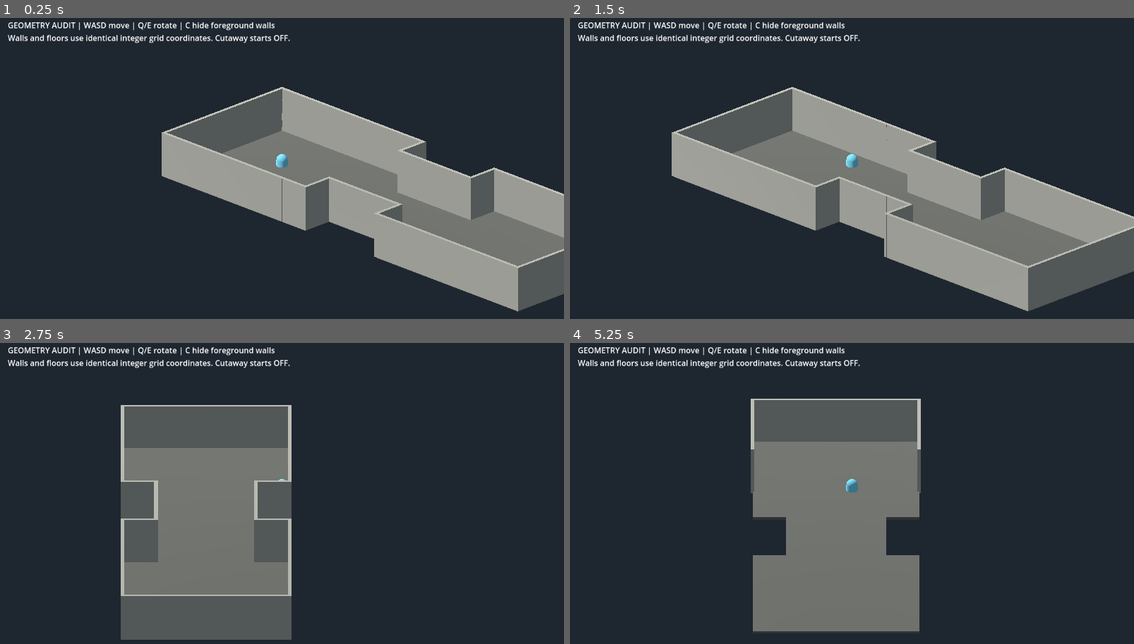
Above: before the commit, frames 1-4 (two rows, left to right).
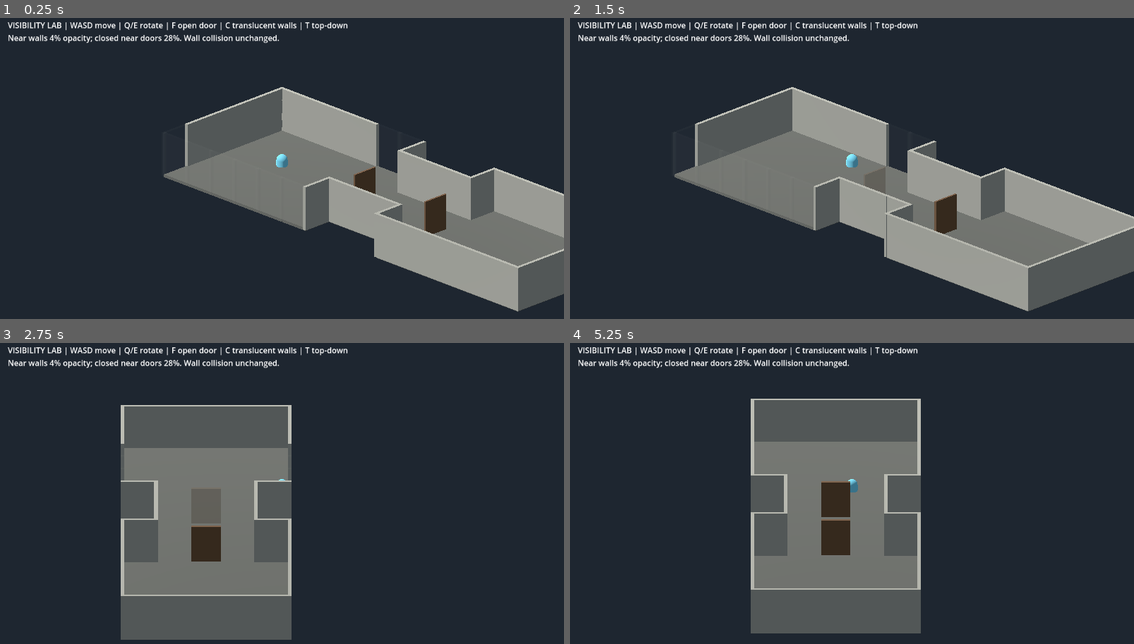
Above: after the commit, the same moments.

Repository: Jonty303/Project-Gauntlands
Game: Godot game, scene res://scenes/grid_geometry_audit_25d.tscn
The game is run twice, just before and just after one commit, with the same random seed, the same clock (stepped at 60 frames per second) and the same inputs. This scene is started directly instead of the project's main scene.
Inputs (mouse positions are in pixels of both pictures, inside the frame that each line leads up to):
- Up to frame 1 (0.25 s): no input
- Up to frame 2 (1.5 s): tap Enter (ui_accept) at 0.5, 0.77 s; move the mouse to (976, 153) at 0.52 s; hold D (move_right) 0.53-1.25 s; tap F at 0.6 s; click (976, 153) at 0.67 s; drag from (739, 186) to (823, 231) at 1.27 s
- Up to frame 3 (2.75 s): tap Enter (ui_accept) at 2 s; move the mouse to (338, 424) at 2.02 s; hold D (move_right) from 2.03 s (still down); tap E (target_next) at 2.1 s; tap F at 2.3 s
- Up to frame 4 (5.25 s): release D (move_right) at 2.75 s; tap Enter (ui_accept) at 2.75, 3.5, 3.77, 5 s; drag from (823, 556) to (682, 448) at 2.77 s; move the mouse to (1021, 541) at 3.52 s; hold A (move_left) 3.53-4.25 s; tap Tab (weapon_toggle) at 3.6 s; tap F at 3.8 s; drag from (682, 448) to (767, 415) at 4.27 s; move the mouse to (880, 493) at 5.02 s; hold S (move_down) from 5.03 s (still down); tap C at 5.1 s; click (880, 493) at 5.17 s

The runs differ from the first frame. In frame 1, 6.8% of the frame differs, in the area x 1-80%, y 1-72%; in frame 2, 6.5%; in frame 3, 2.3%; in frame 4, 11%, in the area x 1-63%, y 1-97%.

Commit message:
Add near-invisible room-aware foreground walls and more visible operable doors

Diff:
--- a/scripts/grid_geometry_audit_25d.gd
+++ b/scripts/grid_geometry_audit_25d.gd
@@ -9,19 +9,31 @@
 var hero: CharacterBody3D
 var camera: Camera3D
 var camera_yaw: float = 45.0
-var cutaway: bool = false
+var cutaway: bool = true
 var top_down: bool = false
 var floor_material: StandardMaterial3D
 var wall_material: StandardMaterial3D
+var faded_wall_material: StandardMaterial3D
+var faded_door_material: StandardMaterial3D
+var door_material: StandardMaterial3D
+var doors: Array[Dictionary] = []
 var floor_grid: GridMap
 var floor_origin: Vector3 = Vector3.ZERO
 
 func _ready() -> void:
     floor_material = _material(Color("#51524d"))
     wall_material = _material(Color("#8a8980"))
+    faded_wall_material = _material(Color(0.54,0.53,0.50,0.04))
+    faded_wall_material.transparency = BaseMaterial3D.TRANSPARENCY_ALPHA
+    faded_wall_material.depth_draw_mode = BaseMaterial3D.DEPTH_DRAW_DISABLED
+    door_material = _material(Color("#5c4430"))
+    faded_door_material = _material(Color(0.36,0.27,0.19,0.28))
+    faded_door_material.transparency = BaseMaterial3D.TRANSPARENCY_ALPHA
+    faded_door_material.depth_draw_mode = BaseMaterial3D.DEPTH_DRAW_DISABLED
     _define_layout()
     _build_floor_grid()
     _build_boundary_walls()
+    _build_doors()
     _build_hero()
     _build_camera_and_light()
     _build_label()
@@ -131,6 +143,47 @@
     solid.add_child(visual)
     wall_records.append({"visual":visual,"center":at})
 
+func _build_doors() -> void:
+    # Both door centres use the measured GridMap origin, as do the walls.
+    for x in [-3.0,3.0]:
+        var root := StaticBody3D.new()
+        root.position = floor_origin+Vector3(x,1.18,0)
+        root.name = "Door_%d" % int(x)
+        add_child(root)
+        var visual := MeshInstance3D.new()
+        var mesh := BoxMesh.new()
+        mesh.size = Vector3(0.13,2.36,1.75)
+        visual.mesh = mesh
+        visual.material_override = door_material
+        root.add_child(visual)
+        var collider := CollisionShape3D.new()
+        var box := BoxShape3D.new()
+        box.size = mesh.size
+        collider.shape = box
+        root.add_child(collider)
+        doors.append({"body":root,"visual":visual,"collider":collider,"closed":true,"center":root.position})
+
+func _room_index(x: float) -> int:
+    var local_x := x-floor_origin.x
+    if local_x < -3.0:
+        return 0
+    if local_x > 3.0:
+        return 2
+    return 1
+
+func _toggle_nearby_door() -> void:
+    for door in doors:
+        var centre: Vector3 = door["center"]
+        if hero.position.distance_to(centre-Vector3(0,1.18,0)) > 2.3:
+            continue
+        var now_closed: bool = not door["closed"]
+        door["closed"] = now_closed
+        var visual: MeshInstance3D = door["visual"]
+        var collider: CollisionShape3D = door["collider"]
+        visual.visible = now_closed
+        collider.set_deferred("disabled",not now_closed)
+        return
+
 func _build_hero() -> void:
     hero = CharacterBody3D.new()
     hero.position = Vector3(-10,0,0)
@@ -176,7 +229,7 @@
     add_child(ui)
     var label := Label.new()
     label.position = Vector2(16,16)
-    label.text = "GEOMETRY AUDIT | WASD move | Q/E rotate | C hide foreground walls\nWalls and floors use identical integer grid coordinates. Cutaway starts OFF."
+    label.text = "VISIBILITY LAB | WASD move | Q/E rotate | F open door | C translucent walls | T top-down\nNear walls 4% opacity; closed near doors 28%. Wall collision unchanged."
     ui.add_child(label)
 
 func _material(color: Color) -> StandardMaterial3D:
@@ -206,16 +259,28 @@
     camera.look_at(hero.global_position+Vector3(0,0.8,0))
 
 func _update_visibility() -> void:
-    var toward_camera := camera.global_position-hero.global_position
+    var room: int = _room_index(hero.position.x)
+    var camera_direction := camera.global_position-hero.global_position
+    camera_direction.y = 0.0
     for record in wall_records:
         var position: Vector3 = record["center"]
         var visual: MeshInstance3D = record["visual"]
-        visual.visible = not (cutaway and (position-hero.global_position).dot(toward_camera)>0.0)
+        var same_room: bool = _room_index(position.x) == room
+        var in_front: bool = (position-hero.global_position).dot(camera_direction)>0.0
+        visual.material_override = faded_wall_material if cutaway and same_room and in_front else wall_material
+    for door in doors:
+        var position: Vector3 = door["center"]
+        var visual: MeshInstance3D = door["visual"]
+        var near_side: bool = (position-hero.global_position).dot(camera_direction)>0.0
+        var nearby_room: bool = absf(position.x-hero.position.x)<8.0
+        visual.material_override = faded_door_material if cutaway and near_side and nearby_room else door_material
 
 func _unhandled_key_input(event: InputEvent) -> void:
     if not event is InputEventKey or not event.pressed or event.echo:
         return
-    if event.keycode == KEY_Q:
+    if event.keycode == KEY_F:
+        _toggle_nearby_door()
+    elif event.keycode == KEY_Q:
         camera_yaw -= 45.0
     elif event.keycode == KEY_E:
         camera_yaw += 45.0
